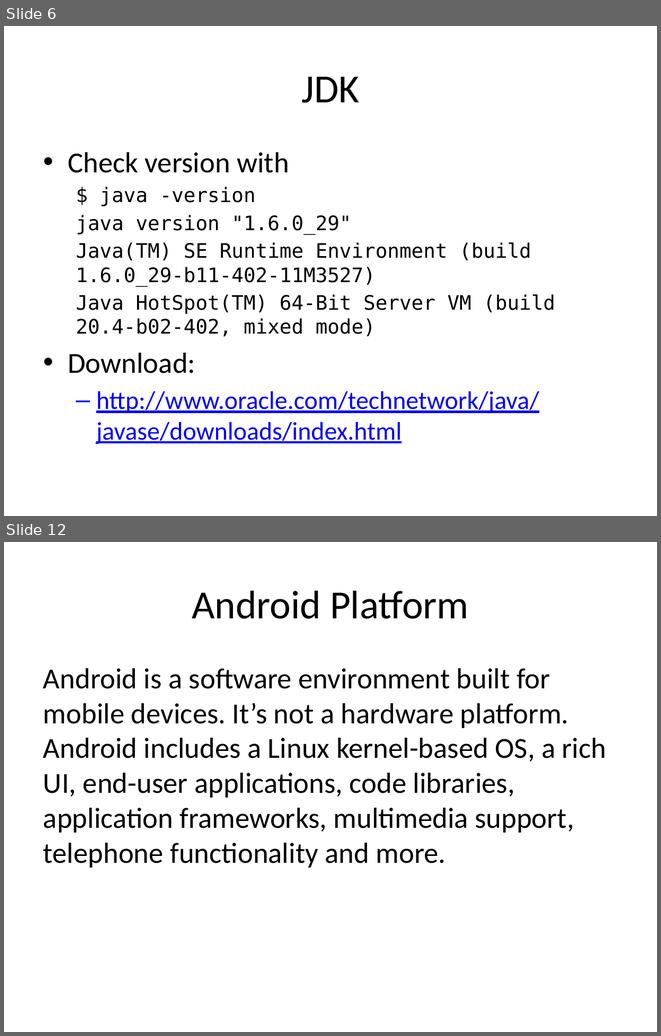
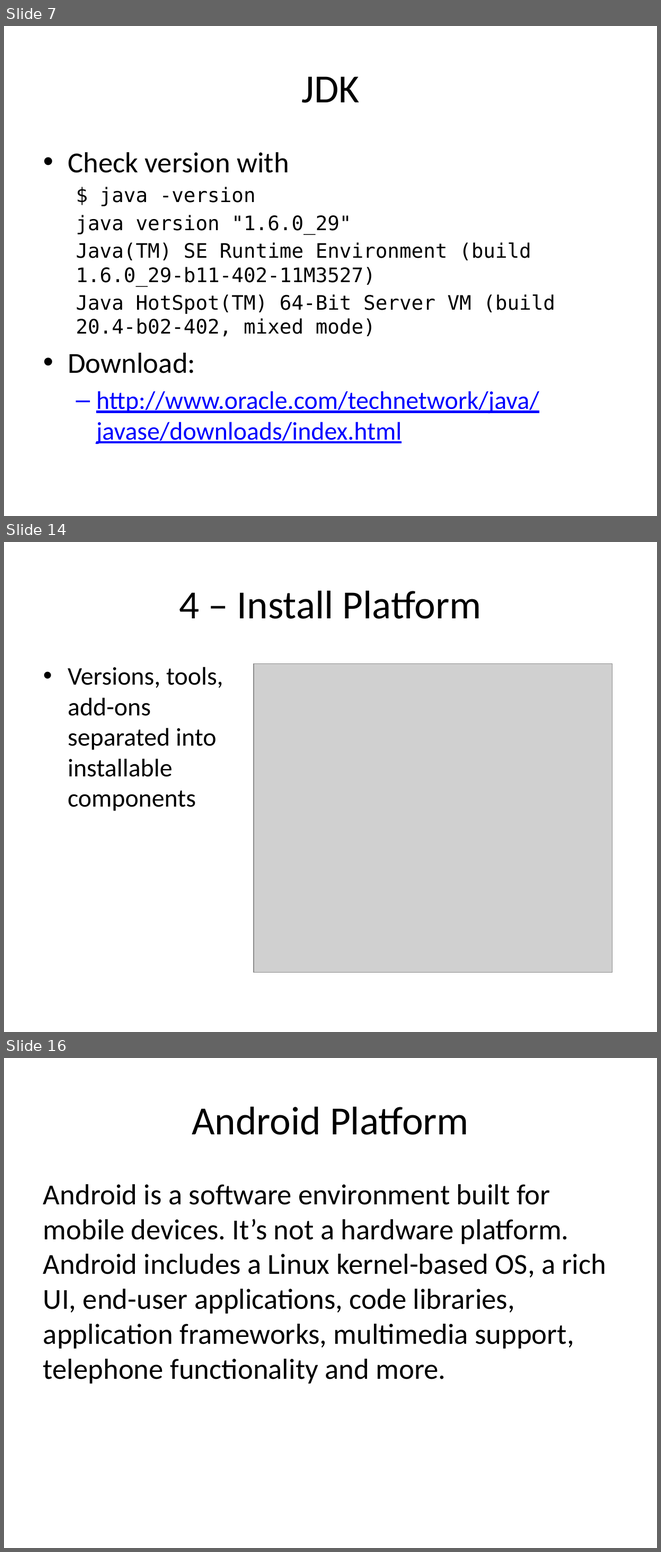
Before and after one commit to chadmaughan/learn-android, a slide deck: android.pptx. Shown one above the other, each under a label of ours: slides 6 and 12 before the commit, slides 7, 14 and 16 after it; the slides between them are not shown. The pictures are 661x1036 and 661x1552 pixels, drawn with LibreOffice and Linux fonts; fonts in the diff are those of the drawing; grey boxes stand for pictures. Boxes give left, top, right and bottom in pixels: in the first picture for what was removed or moved away, otherwise in the second. Text is boxed around its words. In the diff, an @@ line names an element or a change of style, - is before the commit and + after.

```diff
--- a/android.pptx
+++ b/android.pptx
@@ slide 14 added at [4,542,657,1032], background #FFFFFF @@
@@ title added at [179,590,482,619], 44 pt, text #000000 @@
+4 – Install Platform
@@ text added at [68,667,223,811], 28 pt, text #000000 @@
+• Versions, tools, add-ons separated into installable components
@@ picture added at [254,663,612,972] @@
@@ what was slide 6 is now slide 7 @@
@@ what was slide 12 is now slide 16 @@
```
Also in this commit, not shown: 10 slides changed, 3 other slides added, 17 other files.
